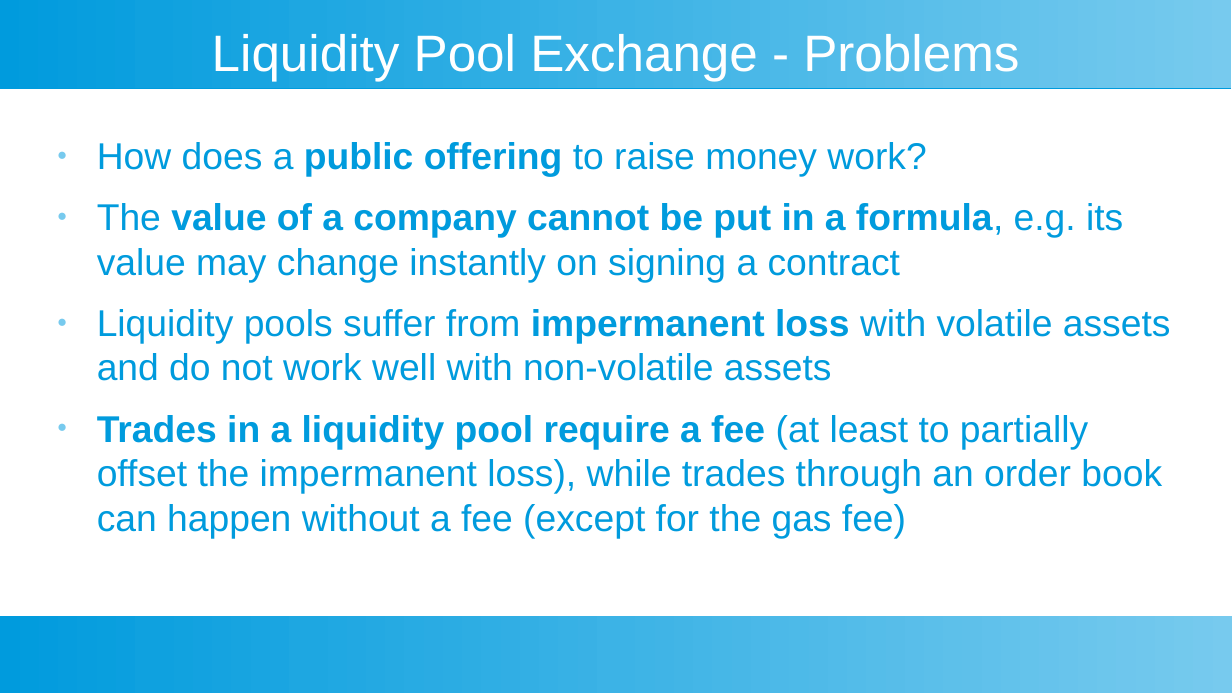
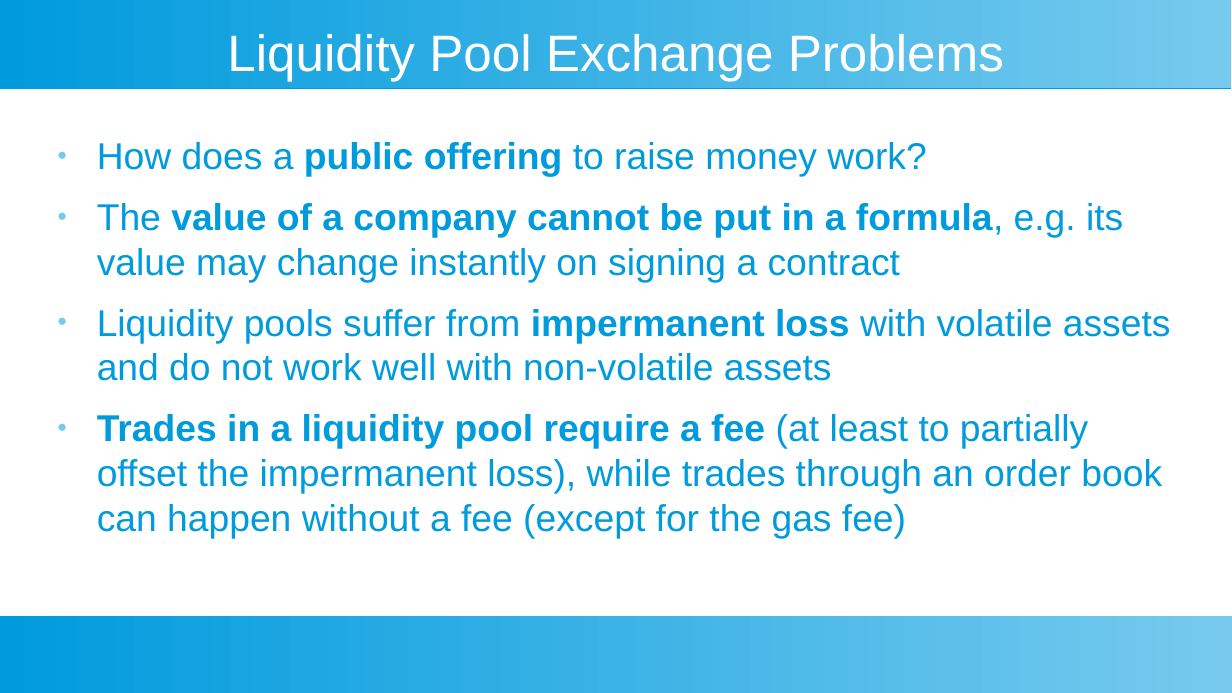
Before and after one commit to toongeorges/cryptoshares, a slide deck: slide 17 of design.odp (slide 9 before the commit). Drawn at 1232x693 pixels with LibreOffice and Linux fonts; fonts in the diff are those of the drawing. Boxes give left, top, right and bottom in pixels: in the first picture for what was removed or moved away, otherwise in the second. Text is boxed around its words. In the diff, an @@ line names an element or a change of style, - is before the commit and + after.

```diff
--- a/design.odp
+++ b/design.odp
@@ title at [227,34,1004,81]: text changed @@
-Liquidity Pool Exchange - Problems
+Liquidity Pool Exchange Problems
```
Also in this commit, not shown: 6 other slides changed, 28 slides added, 1 slide removed.
